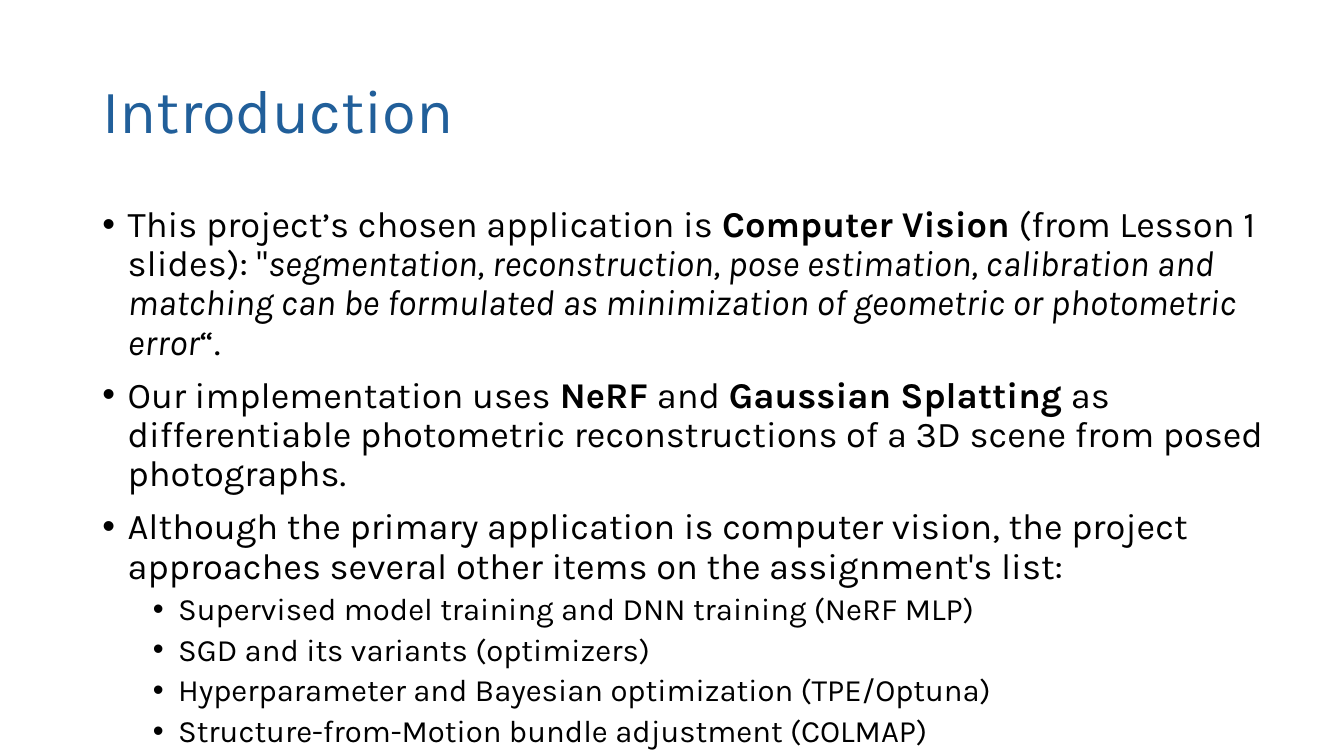
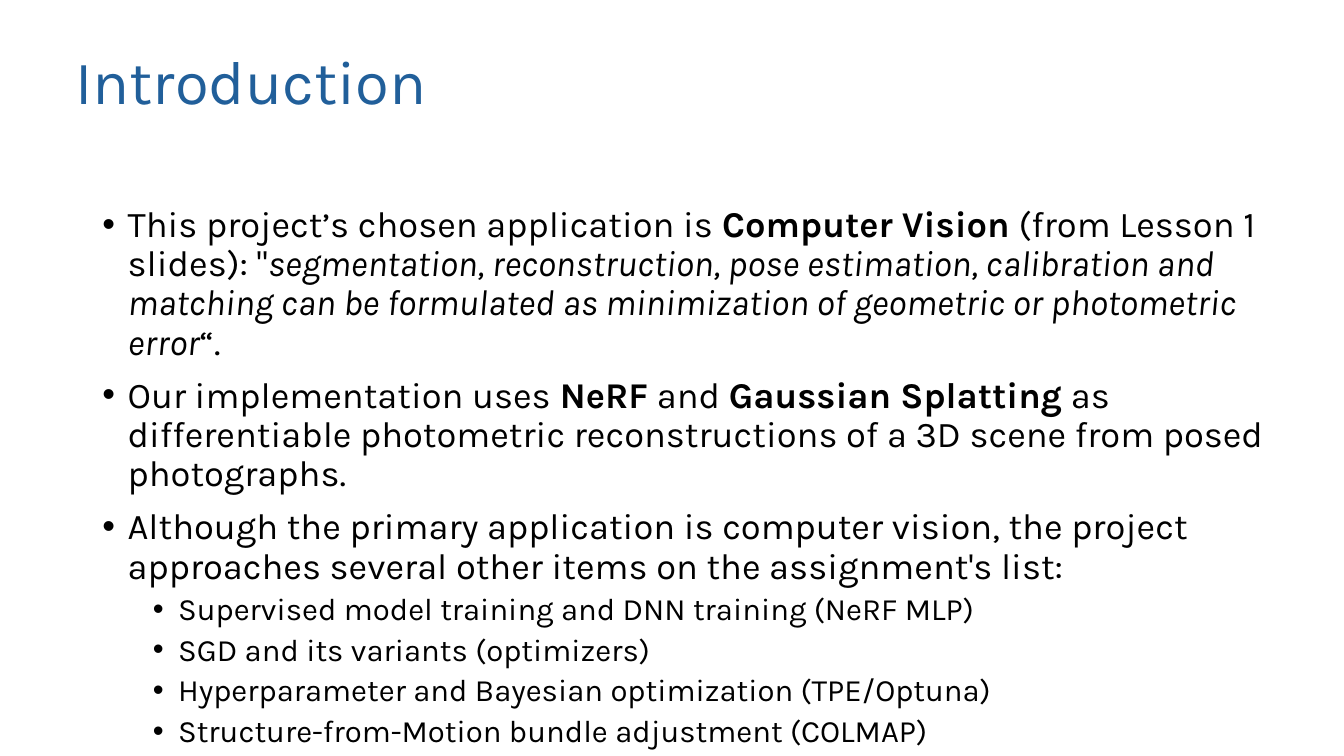
Before and after one commit to logus2k/co, a slide deck: slide 2 of documents/project_presentation.pptx. Drawn at 1344x756 pixels with LibreOffice and Linux fonts; fonts in the diff are those of the drawing; background and template pictures are left out. Boxes give left, top, right and bottom in pixels: in the first picture for what was removed or moved away, otherwise in the second. Text is boxed around its words. In the diff, an @@ line names an element or a change of style, - is before the commit and + after.

```diff
--- a/documents/project_presentation.pptx
+++ b/documents/project_presentation.pptx
@@ title "Introduction": place and size @@
-title "Introduction" at [102,90,453,134]
+title "Introduction" at [75,61,426,105]
```
Also in this commit, not shown: 6 other slides changed, 1 other file.
